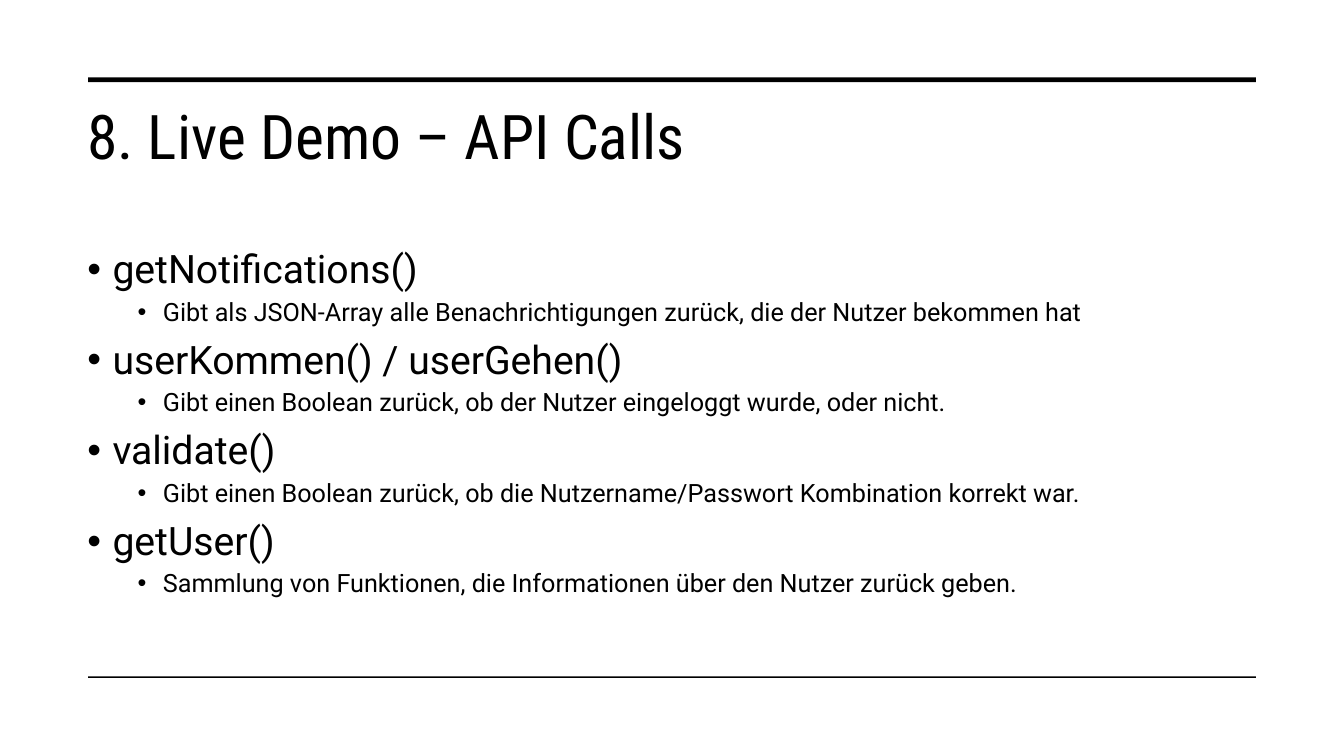
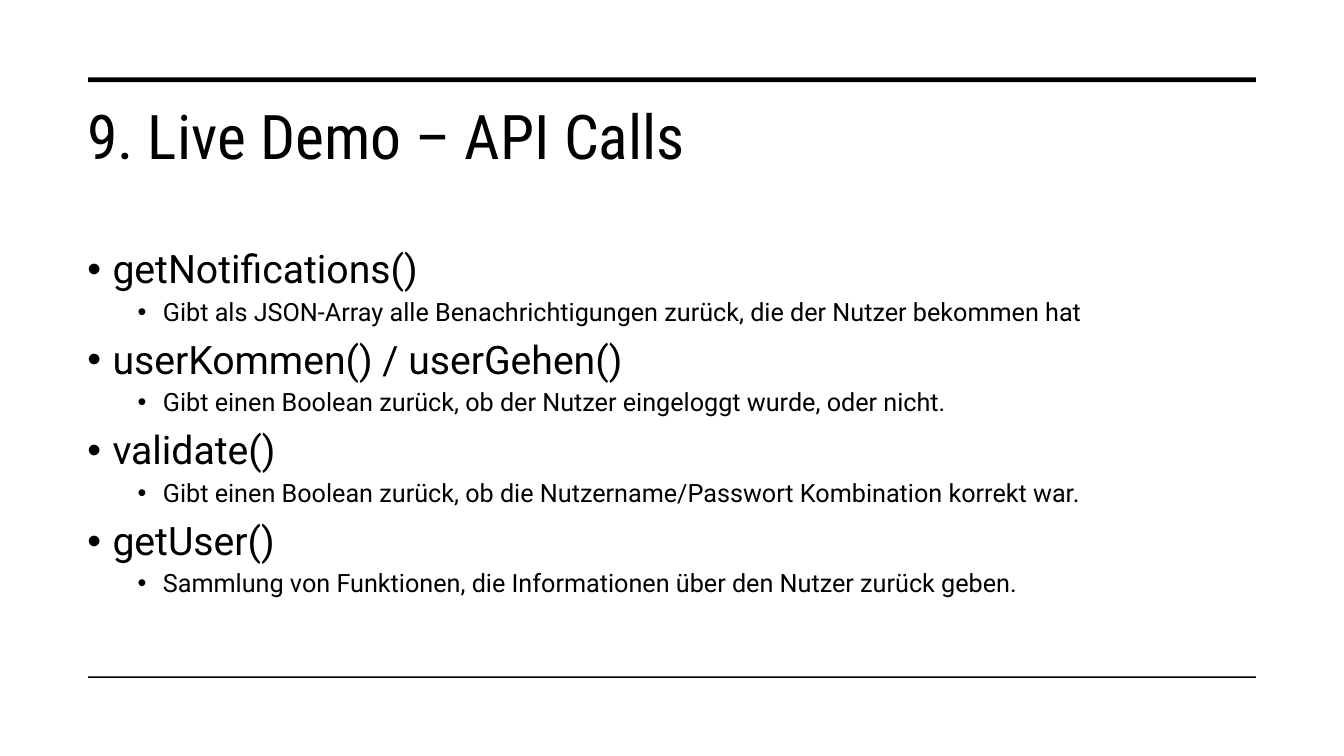
Before and after one commit to malu254/Eifrige-Otter-PM, a slide deck: slide 21 of Abgabe/Dokumentation/Präsentation.pptx. Drawn at 1344x756 pixels with LibreOffice and Linux fonts; fonts in the diff are those of the drawing. Boxes give left, top, right and bottom in pixels: in the first picture for what was removed or moved away, otherwise in the second. Text is boxed around its words. In the diff, an @@ line names an element or a change of style, - is before the commit and + after.

```diff
--- a/Abgabe/Dokumentation/Präsentation.pptx
+++ b/Abgabe/Dokumentation/Präsentation.pptx
@@ title at box(87, 112, 685, 160): text changed @@
-8. Live Demo – API Calls
+9. Live Demo – API Calls
```
Also in this commit, not shown: 16 other slides changed.
